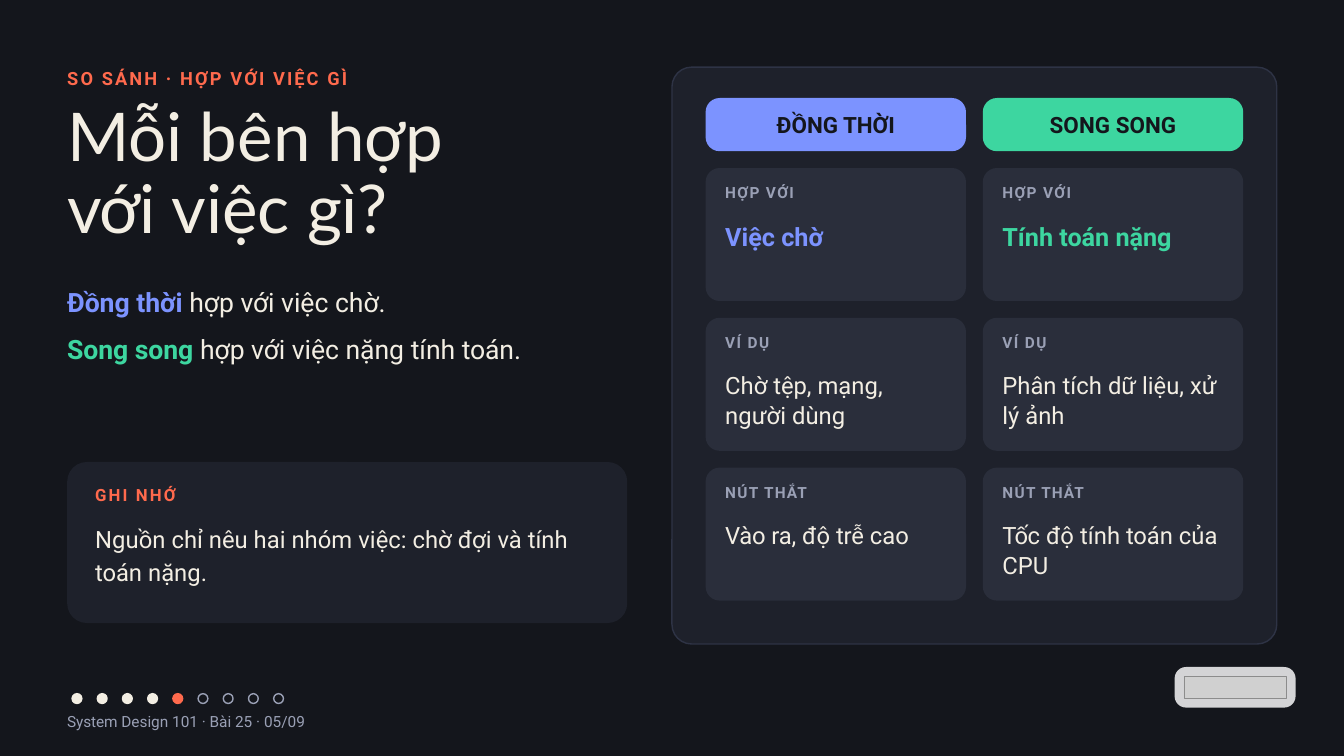
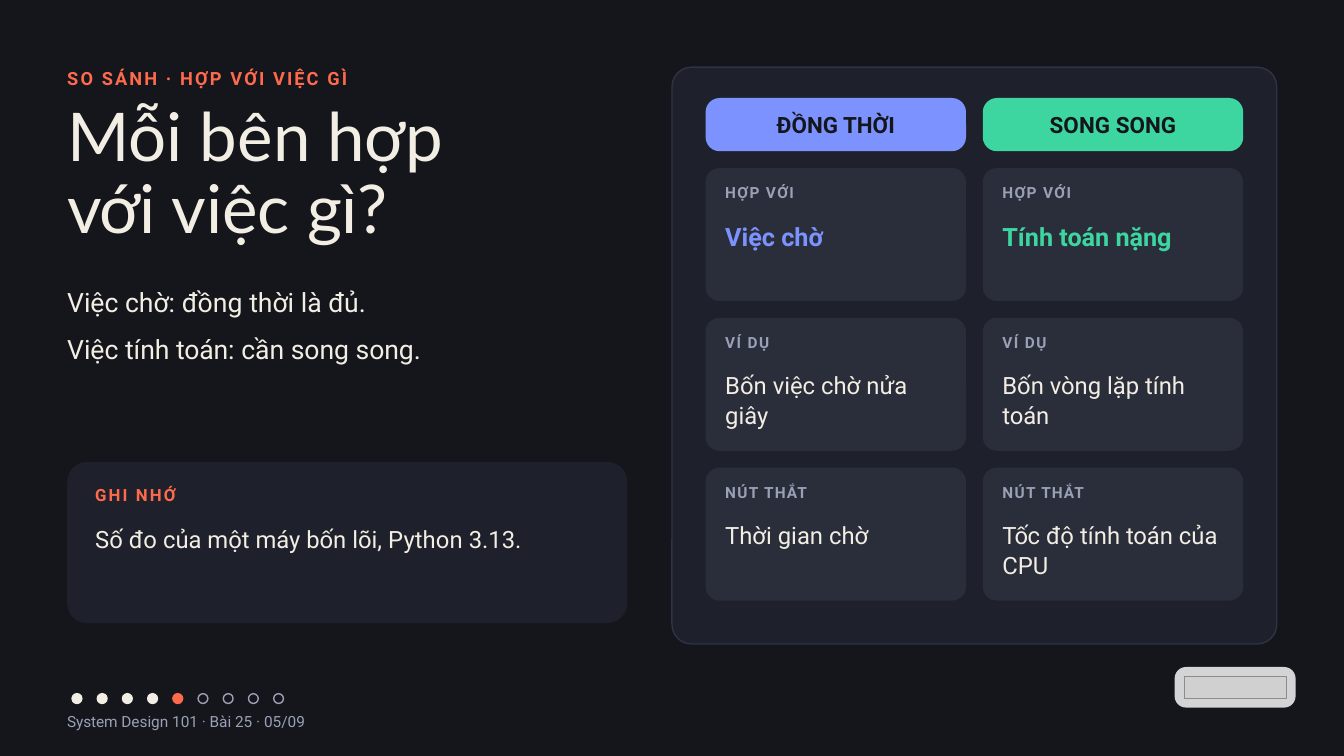
Before and after one commit to vohoailinh90/tool-marketing-studio, a slide deck: slide 5 of system-design-101/vi/lessons/sd-10-025/slides/sd-10-025.pptx. Drawn at 1344x756 pixels with LibreOffice and Linux fonts; fonts in the diff are those of the drawing; grey boxes stand for pictures. Boxes give left, top, right and bottom in pixels: in the first picture for what was removed or moved away, otherwise in the second. Text is boxed around its words. In the diff, an @@ line names an element or a change of style, - is before the commit and + after.

```diff
--- a/system-design-101/vi/lessons/sd-10-025/slides/sd-10-025.pptx
+++ b/system-design-101/vi/lessons/sd-10-025/slides/sd-10-025.pptx
@@ text at (67,290,421,365): text changed @@
-Đồng thời hợp với việc chờ.
-Song song hợp với việc nặng tính toán.
+Việc chờ: đồng thời là đủ.
+Việc tính toán: cần song song.
@@ text at (725,374,907,429): text changed @@
-Chờ tệp, mạng, người dùng
+Bốn việc chờ nửa giây
@@ text at (1002,374,1185,425): text changed @@
-Phân tích dữ liệu, xử lý ảnh
+Bốn vòng lặp tính toán
@@ text at (95,528,522,553): text changed @@
-Nguồn chỉ nêu hai nhóm việc: chờ đợi và tính toán nặng.
+Số đo của một máy bốn lõi, Python 3.13.
@@ text at (725,526,868,549): text changed @@
-Vào ra, độ trễ cao
+Thời gian chờ
```
Also in this commit, not shown: 8 other slides changed.
